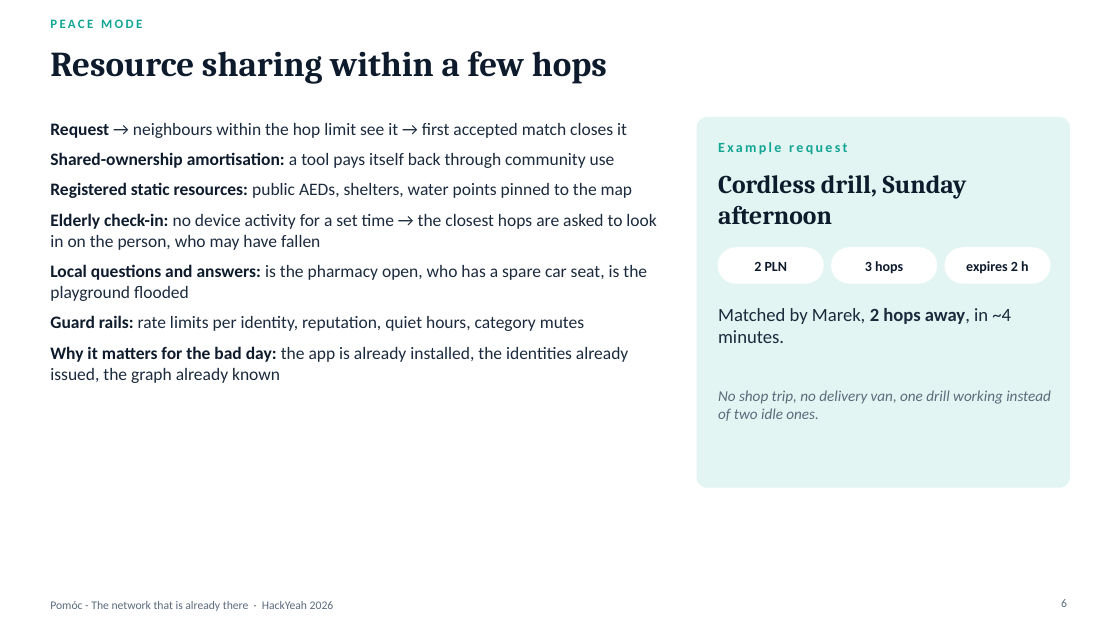
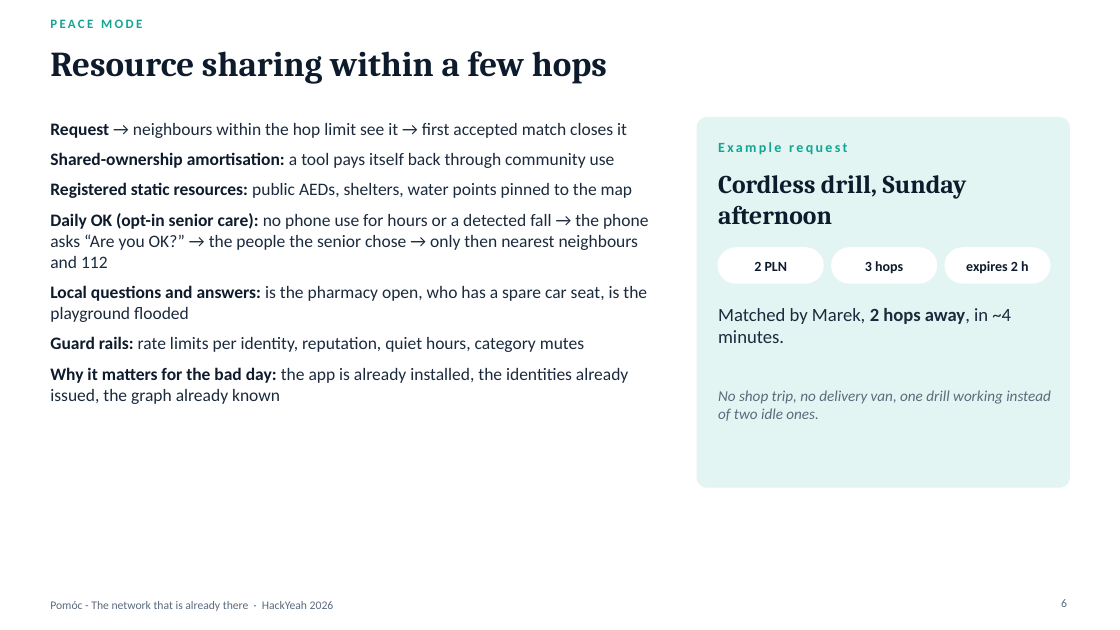
Before and after one commit to theapexlab/hackyeah2026, a slide deck: slide 6 of docs/pitch/pomoc.pptx. Drawn at 1120x630 pixels with LibreOffice and Linux fonts; fonts in the diff are those of the drawing. Boxes give left, top, right and bottom in pixels: in the first picture for what was removed or moved away, otherwise in the second. Text is boxed around its words. In the diff, an @@ line names an element or a change of style, - is before the commit and + after.

```diff
--- a/docs/pitch/pomoc.pptx
+++ b/docs/pitch/pomoc.pptx
@@ text at box(50, 213, 648, 268): text changed @@
-Elderly check-in: no device activity for a set time → the closest hops are asked to look in on the person, who may have fallen
+Daily OK (opt-in senior care): no phone use for hours or a detected fall → the phone asks “Are you OK?” → the people the senior chose → only then nearest neighbours and 112
```
Also in this commit, not shown: 6 other slides changed, 11 other files.
